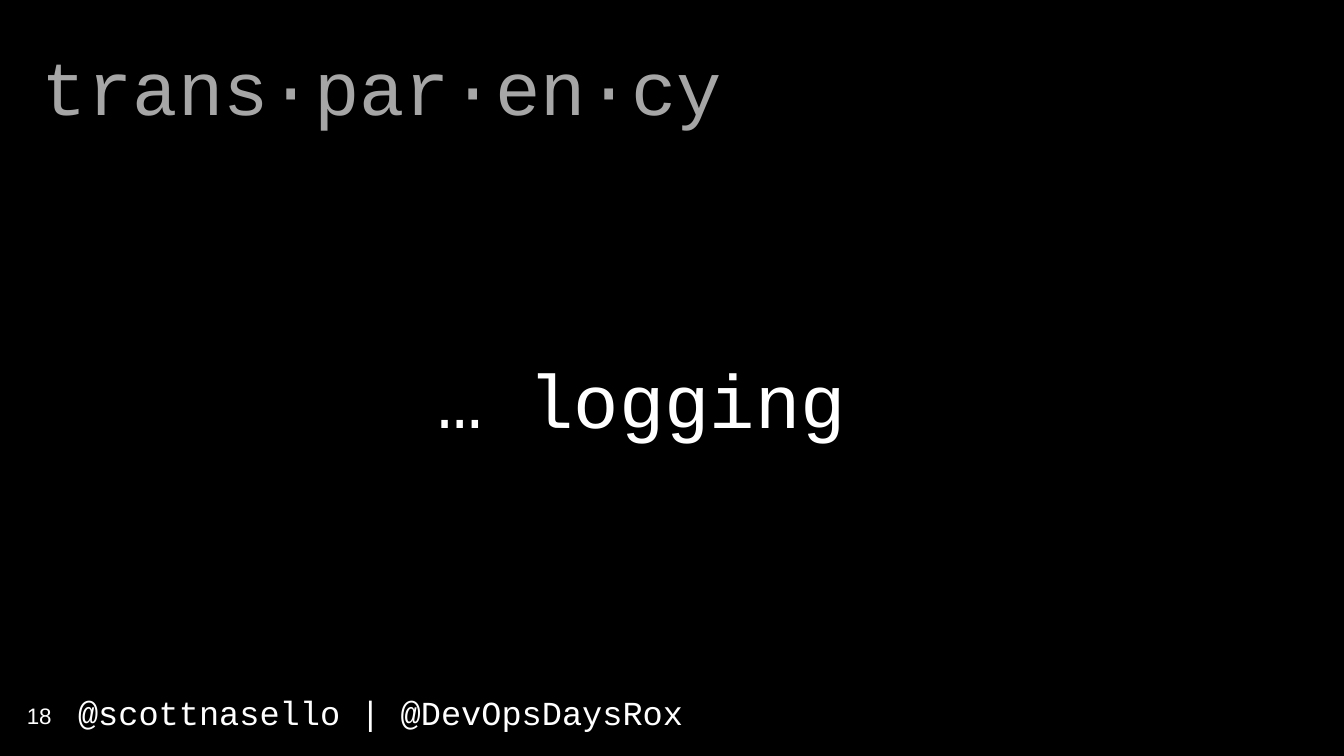
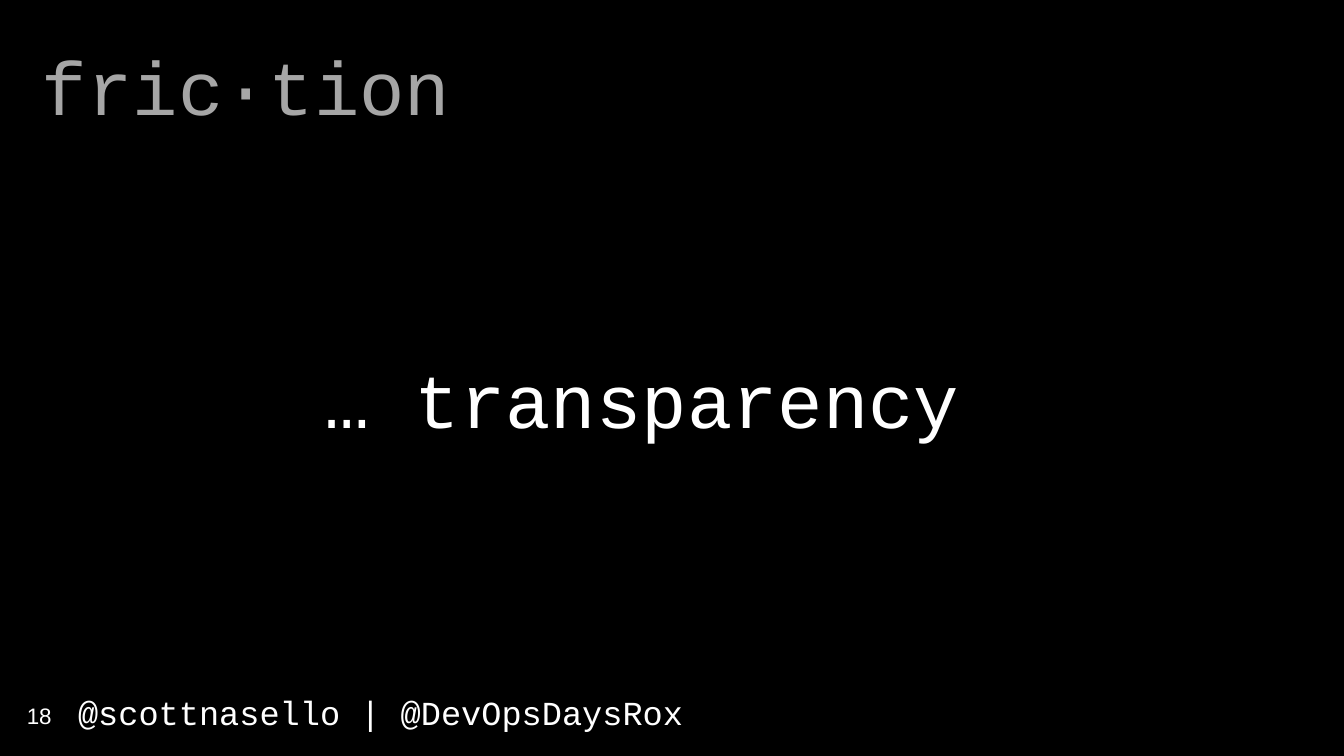
Before and after one commit to scottnasello/talks, a slide deck: slide 18 of 2017-04-10 Denver DevOpsDays/DevOpsDays Denver.pptx. Drawn at 1344x756 pixels with LibreOffice and Linux fonts; fonts in the diff are those of the drawing. Boxes give left, top, right and bottom in pixels: in the first picture for what was removed or moved away, otherwise in the second. Text is boxed around its words. In the diff, an @@ line names an element or a change of style, - is before the commit and + after.

```diff
--- a/2017-04-10 Denver DevOpsDays/DevOpsDays Denver.pptx
+++ b/2017-04-10 Denver DevOpsDays/DevOpsDays Denver.pptx
@@ text at [42,60,450,116]: text changed @@
-trans·par·en·cy
+fric·tion
@@ title at [415,377,959,444]: text changed @@
-… logging
+… transparency
```
Also in this commit, not shown: 4 other slides changed, 1 slide added, 1 slide removed.
